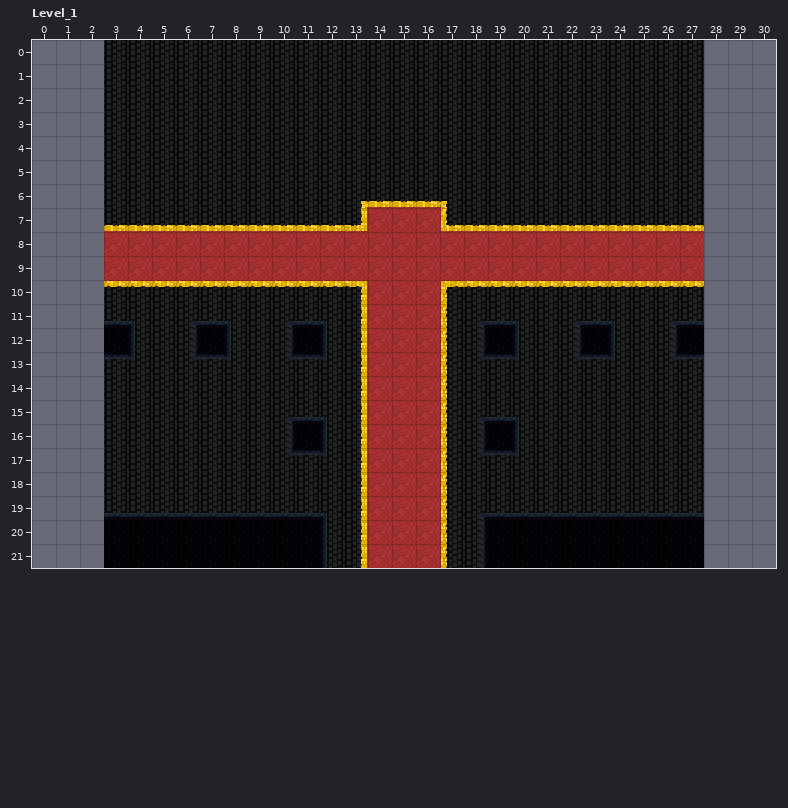
LDtk project: Assets/TheApostateLDTk.ldtk. Above, as it was before the edit.
Cells are 16x16 px. Shown: Level_1 x 0..30, y 0..21. The old version is drawn lined up with the new one.
Once edited:
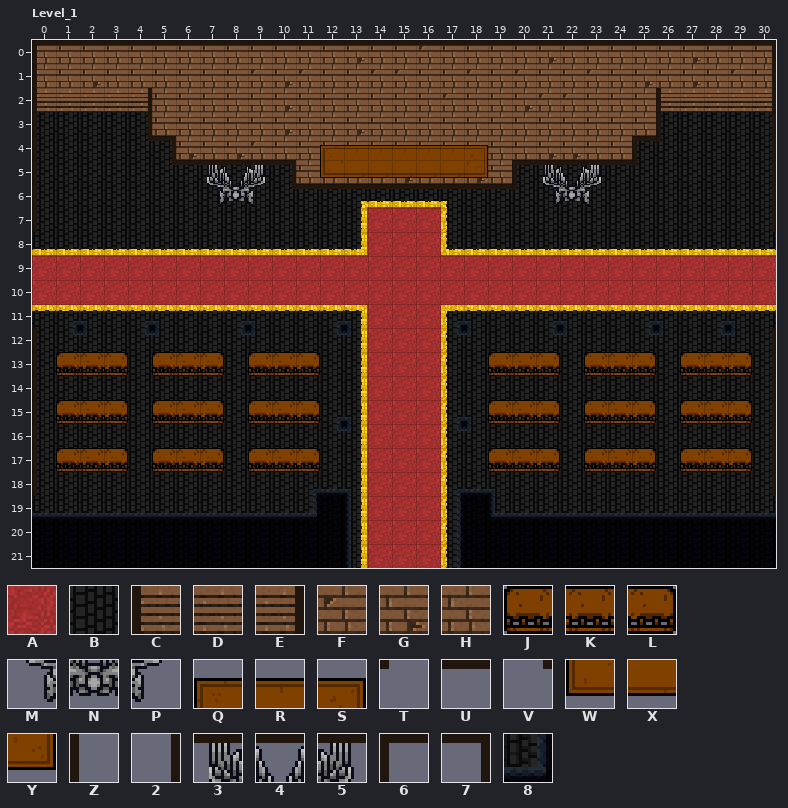
Key: from "Ground2": A 2 "ChurchGround"; from "Scenario2": B 64, C 68, D 69, E 70, F 73, G 104, H 135; from "ScenarioObjects2": J 11, K 12, L 13, M 43, N 44, P 45, Q 56, R 57, S 58, T 60, U 61, V 62, W 81, X 82, Y 83, Z 85, 2 87, 3 18 under 61, 4 19 under 61, 5 20 under 61, 6 61 under 85, 7 61 under 87; from "Walls": 8 1 "Walls".
_ is an empty cell.
Diff:
map size 25x22 -> 31x22 cells (old content now starts at 3,0; both pictures use the new coordinates)
Layer "Ground":
y 0: x 0..30 ___BBBBBBBBBBBBBBBBBBBBBBBBB___ -> HHHHHHHHHHHHHGHHFHHHHGHHHHHGHHH
y 1: x 0..30 ___BBBBBBBBBBBBBBBBBBBBBBBBB___ -> HHGHHHHHHFGFHHFFHHFHFHHFHGHGHFH
y 2: x 0..30 ___BBBBBBBBBBBBBBBBBBBBBBBBB___ -> CDDDEHHHHHGHHHHHHFHHGFFHHHCDDDE
y 3: x 0..2 ___ -> BBB; x 5..25 BBBBBBBBBBBBBBBBBBBBB -> HHHHHGHHGHHHHHHHHHHHH; x 28..30 ___ -> BBB
y 4: x 0..2 ___ -> BBB; x 6..24 BBBBBBBBBBBBBBBBBBB -> GHGFHHGHHHHHHHHGGHH; x 28..30 ___ -> BBB
y 5: x 0..2 ___ -> BBB; x 11..19 BBBBBBBBB -> HHHFGHHGH; x 28..30 ___ -> BBB
y 6..21: x 0..2 ___ -> BBB; x 28..30 ___ -> BBB
Layer "Ground2":
y 7: x 3..12 AAAAAAAAAA -> __________; x 18..27 AAAAAAAAAA -> __________
y 8..10: x 0..2 ___ -> AAA; x 28..30 ___ -> AAA
y 11: x 0..12 _____________ -> AAAAAAAAAAAAA; x 18..30 _____________ -> AAAAAAAAAAAAA
Layer "Walls":
y 11..12: x 1..3 __8 -> 88_; x 5..7 _88 -> 8__; x 9..11 _88 -> 8__; x 13 _ -> 8; x 17 _ -> 8; x 19..21 88_ -> __8; x 23..25 88_ -> __8; x 27..29 8__ -> _88
y 13: x 3..4 88 -> __; x 6..8 888 -> ___; x 10..12 888 -> ___; x 18..20 888 -> ___; x 22..24 888 -> ___; x 26..27 88 -> __
y 15..16: x 10..11 88 -> __; x 13 _ -> 8; x 17 _ -> 8; x 19..20 88 -> __
y 17: x 10..12 888 -> ___; x 18..20 888 -> ___
y 18: x 11..13 ___ -> 888; x 17..19 ___ -> 888
y 19..21: x 0..2 ___ -> 888; x 13 _ -> 8; x 17 _ -> 8; x 28..30 ___ -> 888
Layer "Objects":
y 0: x 0..30 _______________________________ -> 6UUUUUUUUUUUUUUUUUUUUUUUUUUUUU7
y 1: x 0 _ -> Z; x 30 _ -> 2
y 3: x 0 _ -> Z; x 4 _ -> 2; x 26 _ -> Z; x 30 _ -> 2
y 4: x 0 _ -> Z; x 4..5 __ -> V7; x 12..18 _______ -> QRRRRRS; x 25..26 __ -> 6T; x 30 _ -> 2
y 5: x 0 _ -> Z; x 5..10 ______ -> VU3457; x 12..18 _______ -> WXXXXXY; x 20..25 ______ -> 6345UT; x 30 _ -> 2
y 6: x 0 _ -> Z; x 7..23 _________________ -> MNPVUUUUUUUUUTMNP; x 30 _ -> 2
y 7: x 0 _ -> Z; x 30 _ -> 2
y 12: x 0 _ -> Z; x 30 _ -> 2
y 13: x 0..3 ____ -> ZJKL; x 5..7 ___ -> JKL; x 9..11 ___ -> JKL; x 19..21 ___ -> JKL; x 23..25 ___ -> JKL; x 27..30 ____ -> JKL2
y 14: x 0 _ -> Z; x 30 _ -> 2
y 15: x 0..3 ____ -> ZJKL; x 5..7 ___ -> JKL; x 9..11 ___ -> JKL; x 19..21 ___ -> JKL; x 23..25 ___ -> JKL; x 27..30 ____ -> JKL2
y 16: x 0 _ -> Z; x 30 _ -> 2
y 17: x 0..3 ____ -> ZJKL; x 5..7 ___ -> JKL; x 9..11 ___ -> JKL; x 19..21 ___ -> JKL; x 23..25 ___ -> JKL; x 27..30 ____ -> JKL2
y 18: x 0 _ -> Z; x 30 _ -> 2
